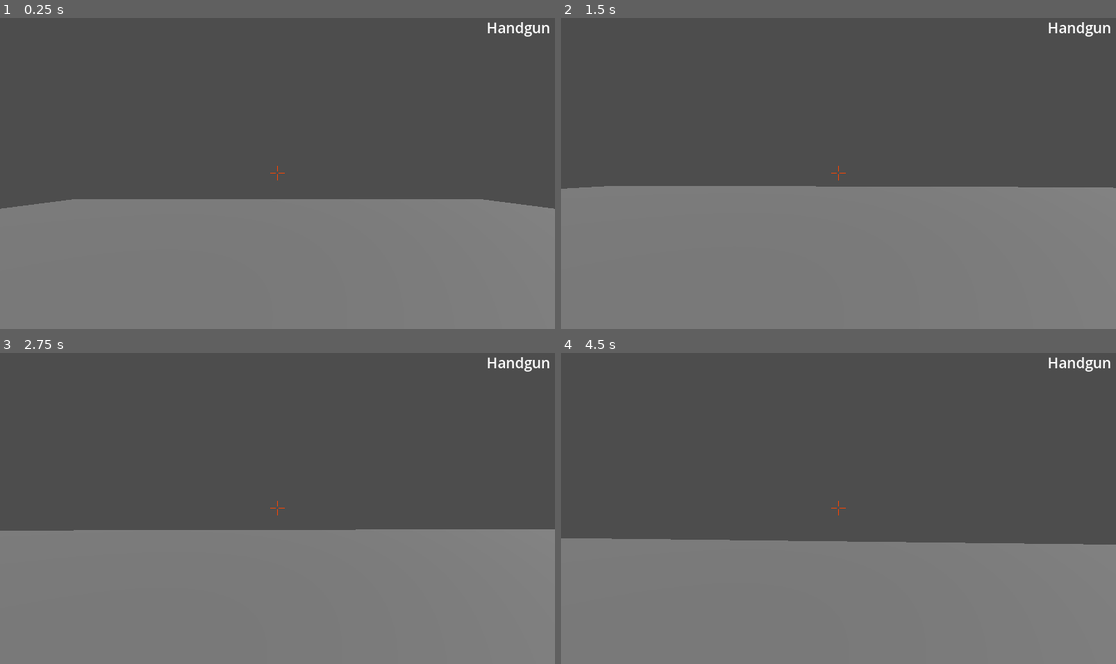
Above: before the commit, frames 1-4 (two rows, left to right).
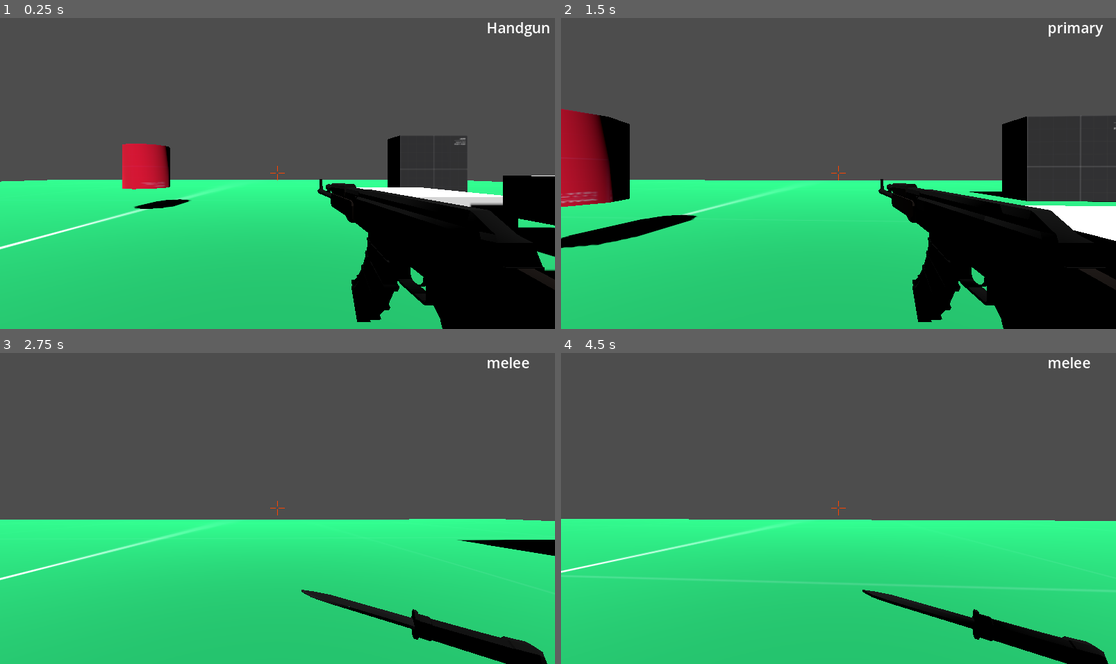
Above: after the commit, the same moments.

Repository: tarekelg/fpsgame_prototype
Game: Godot game, scene res://prototype_lvl.tscn
Two runs of this game, one before a commit and one after it. Both use one fixed random seed, a clock stepped at 60 frames per second and the inputs below. Before the commit the project starts from res://main.tscn.
Inputs (mouse positions are in pixels of both pictures, inside the frame that each line leads up to):
- Up to frame 1 (0.25 s): no input
- Up to frame 2 (1.5 s): tap Enter at 0.5 s; move the mouse to (866, 170) at 0.52 s; hold W (move_forward) from 0.53 s (still down); tap 3 (melee) at 0.6 s; tap Space (jump) at 0.77 s; tap 1 (primary) at 0.8, 1.35 s; move the mouse to (810, 173) at 1.27 s
- Up to frame 3 (2.75 s): keep holding W (move_forward); tap Space (jump) at 1.52 s; tap 2 (secondary) at 1.55, 2.1 s; move the mouse to (288, 502) at 2.02 s; tap 3 (melee) at 2.3 s
- Up to frame 4 (4.5 s): keep holding W (move_forward); move the mouse to (832, 511) at 2.77 s; click (832, 511) at 2.85 s; tap Space (jump) at 3.02, 3.77 s; tap 1 (primary) at 3.05 s; move the mouse to (877, 511) at 3.52 s; hold Ctrl (crouch) 3.53-4.28 s; tap 2 (secondary) at 3.8 s; move the mouse to (794, 505) at 4.27 s; tap 3 (melee) at 4.35 s

The runs differ from the first frame. In frame 1, 51% of the frame differs, in the area x 0-100%, y 37-100%; in frame 2, 54%, in the area x 0-100%, y 1-100%; in frame 3, 47%; in frame 4, 47%.

Commit message:
added prototype viewmodels + weapon switch mechanic

Diff:
--- a/FPSController/FPSController.tscn
+++ b/FPSController/FPSController.tscn
@@ -1,9 +1,10 @@
-[gd_scene load_steps=11 format=3 uid="uid://c83kv3wccd4d6"]
+[gd_scene load_steps=12 format=3 uid="uid://c83kv3wccd4d6"]
 
 [ext_resource type="Script" uid="uid://cfd3osssjfwsh" path="res://FPSController/fps_controller.gd" id="1_2j53v"]
 [ext_resource type="Texture2D" uid="uid://cwj8m616wrfvu" path="res://Assets/kenney_prototype-textures/PNG/Light/texture_06.png" id="2_jryqt"]
 [ext_resource type="Texture2D" uid="uid://dqkts6yfbh1v1" path="res://Assets/kenney_prototype-textures/Vector/texture_01.svg" id="3_vcg3l"]
 [ext_resource type="Script" uid="uid://d2ut3ilkvpboo" path="res://FPSController/cast_ability.gd" id="4_2veyp"]
+[ext_resource type="PackedScene" uid="uid://d1b6a3ppxhhwj" path="res://weapon.tscn" id="4_oijtd"]
 
 [sub_resource type="CapsuleShape3D" id="CapsuleShape3D_f6xud"]
 height = 1.8
@@ -44,11 +45,15 @@
 [node name="Hand0" type="Node3D" parent="Head"]
 transform = Transform3D(1, 0, 0, 0, 1, 0, 0, 0, 1, 0, -0.0596601, -2.13928)
 
-[node name="CastPoint" type="Node3D" parent="Head/Hand0"]
+[node name="RayCast3D" type="RayCast3D" parent="Head"]
+transform = Transform3D(1, 0, 0, 0, -4.37114e-08, -1, 0, 1, -4.37114e-08, 0, 0, 0)
+
+[node name="CastPoint" type="Node3D" parent="Head"]
+transform = Transform3D(1, 0, 0, 0, 1, 0, 0, 0, 1, 0, -0.0596601, -2.13928)
 script = ExtResource("4_2veyp")
 
-[node name="RayCast3D" type="RayCast3D" parent="Head"]
-transform = Transform3D(1, 0, 0, 0, -4.37114e-08, -1, 0, 1, -4.37114e-08, 0, 0, 0)
+[node name="Weapon" parent="Head" instance=ExtResource("4_oijtd")]
+transform = Transform3D(1, 0, 0, 0, 1, 0, 0, 0, 1, 0, 0, -0.6)
 
 [node name="CrouchShape" type="CollisionShape3D" parent="."]
 transform = Transform3D(1, 0, 0, 0, 1, 0, 0, 0, 1, 0, 0.7, 0)
--- a/FPSController/cast_ability.gd
+++ b/FPSController/cast_ability.gd
@@ -4,18 +4,22 @@
 @export var primary_weapon_id : int = 0 #id of the equipped primary weapon
 @export var secondary_weapon_id : int = 0 #id of the equipped secondary weapon
 @export var melee_weapon_id : int = 0 #id of the equipped melee weapon
-
+@export var array_weapons=["Pistol", "AK47", "Shotgun", "Knife"]
 
 var bullet_scene = preload("res://bullet.tscn")
 var firing_rate=0.5
 var timer=0.5
 
-@export var projectile_type_id : int = 1
+
+@export var projectile_type_id : int
 
 
 # Called when the node enters the scene tree for the first time.
 func _ready() -> void:
-	pass # Replace with function body.
+	projectile_type_id = 0
+	primary_weapon_id=1
+	secondary_weapon_id=0
+	melee_weapon_id=3
 
 
 # Called every frame. 'delta' is the elapsed time since the previous frame.
--- a/FPSController/fps_controller.gd
+++ b/FPSController/fps_controller.gd
@@ -2,6 +2,9 @@
 
 #signals
 signal weapon_switched(weapon_name: String)
+
+#states for animation later
+enum States {IDLE, RUNNING, JUMPING, CROUCHING}
 
 # Movement
 const MAX_VELOCITY_AIR = 0.6
@@ -39,6 +42,9 @@
 	current_height=PLAYER_HEIGHT
 	$CrouchShape.disabled=true
 	$CrouchShape.visible=false
+	show_weapon_model($Head/CastPoint.primary_weapon_id)
+
+
 
 func _input(event):
 	# Mouse lock
@@ -232,13 +238,28 @@
 		current_weapon="primary"
 		# Switching Bullet Type
 		# Bullet object for now
-		$Head/Hand0/CastPoint.projectile_type_id=0
+		$Head/CastPoint.projectile_type_id=0
+		show_weapon_model($Head/CastPoint.primary_weapon_id)
 	elif type ==2:
 		current_weapon="secondary"
 		# Switching Bullet Type
 		# Raycast for now
-		$Head/Hand0/CastPoint.projectile_type_id=1
+		$Head/CastPoint.projectile_type_id=1
+		show_weapon_model($Head/CastPoint.secondary_weapon_id)
 	elif type ==3:
 		current_weapon="melee"
-
+		show_weapon_model($Head/CastPoint.melee_weapon_id)
 	emit_signal("weapon_switched",current_weapon)
+
+# Show the Weapon Model on Screen
+
+func show_weapon_model(weapon_id : int):
+	# hide all weapon models as default
+	var all_models=$Head/Weapon.get_children()
+	for model in all_models:
+		model.visible=false
+
+	for model in all_models:
+		if model.name==$Head/CastPoint.array_weapons[weapon_id]:
+			model.visible=true
+			break
--- a/project.godot
+++ b/project.godot
@@ -11,7 +11,7 @@
 [application]
 
 config/name="OdysGame"
-run/main_scene="uid://dilcmwhuynb2e"
+run/main_scene="uid://b70wvh5djt8j2"
 config/features=PackedStringArray("4.4", "Forward Plus")
 config/icon="res://icon.svg"
 
--- /dev/null
+++ b/target.tscn
@@ -0,0 +1,3 @@
+[gd_scene format=3 uid="uid://blthk240cd6iq"]
+
+[node name="Target" type="Node3D"]
--- /dev/null
+++ b/weapon.tscn
@@ -0,0 +1,26 @@
+[gd_scene load_steps=5 format=3 uid="uid://d1b6a3ppxhhwj"]
+
+[ext_resource type="ArrayMesh" uid="uid://blijc60y16pj6" path="res://Assets/ultimate_gun_pack_by_quaternius/Ultimate Gun Pack - July 2019/OBJ/Pistol_1.obj" id="1_8xwfw"]
+[ext_resource type="ArrayMesh" uid="uid://ckqfl785n3wgc" path="res://Assets/ultimate_gun_pack_by_quaternius/Ultimate Gun Pack - July 2019/OBJ/AssaultRifle_2.obj" id="2_3fy1u"]
+[ext_resource type="ArrayMesh" uid="uid://btryf3ecd3t10" path="res://Assets/ultimate_gun_pack_by_quaternius/Ultimate Gun Pack - July 2019/OBJ/Shotgun_4.obj" id="3_ne3tx"]
+[ext_resource type="ArrayMesh" uid="uid://d0qrn2it4f5x3" path="res://Assets/ultimate_gun_pack_by_quaternius/Ultimate Gun Pack - July 2019/OBJ/Accessories/Bayonet.obj" id="4_3fy1u"]
+
+[node name="Weapon" type="Node3D"]
+
+[node name="Pistol" type="MeshInstance3D" parent="."]
+transform = Transform3D(-8.74228e-09, 0, 0.2, 0, 0.2, 0, -0.2, 0, -8.74228e-09, 0.2, -0.2, 0)
+mesh = ExtResource("1_8xwfw")
+
+[node name="AK47" type="MeshInstance3D" parent="."]
+transform = Transform3D(-8.74228e-09, 0, 0.2, 0, 0.2, 0, -0.2, 0, -8.74228e-09, 0.2, -0.2, 0.4)
+visible = false
+mesh = ExtResource("2_3fy1u")
+
+[node name="Shotgun" type="MeshInstance3D" parent="."]
+visible = false
+mesh = ExtResource("3_ne3tx")
+
+[node name="Knife" type="MeshInstance3D" parent="."]
+transform = Transform3D(-0.259785, -0.145661, 0.0359822, 0.0219359, 0.0343002, 0.297224, -0.148427, 0.260013, -0.0190516, 0.3, -0.2, 0.3)
+visible = false
+mesh = ExtResource("4_3fy1u")
Not shown, added: Assets/ultimate_gun_pack_by_quaternius/Ultimate Gun Pack - July 2019/Blends/Accessories/Bayonet.blend.import
Not shown, added: Assets/ultimate_gun_pack_by_quaternius/Ultimate Gun Pack - July 2019/Blends/Accessories/Bayonet_2.blend.import
Not shown, added: Assets/ultimate_gun_pack_by_quaternius/Ultimate Gun Pack - July 2019/Blends/Accessories/Bipod.blend.import
Not shown, added: Assets/ultimate_gun_pack_by_quaternius/Ultimate Gun Pack - July 2019/Blends/Accessories/Flashlight.blend.import
Not shown, added: Assets/ultimate_gun_pack_by_quaternius/Ultimate Gun Pack - July 2019/Blends/Accessories/Grip.blend.import
Not shown, added: Assets/ultimate_gun_pack_by_quaternius/Ultimate Gun Pack - July 2019/Blends/Accessories/Scope_1.blend.import
Not shown, added: Assets/ultimate_gun_pack_by_quaternius/Ultimate Gun Pack - July 2019/Blends/Accessories/Scope_2.blend.import
Not shown, added: Assets/ultimate_gun_pack_by_quaternius/Ultimate Gun Pack - July 2019/Blends/Accessories/Scope_3.blend.import
Not shown, added: Assets/ultimate_gun_pack_by_quaternius/Ultimate Gun Pack - July 2019/Blends/Accessories/Silencer_1.blend.import
Not shown, added: Assets/ultimate_gun_pack_by_quaternius/Ultimate Gun Pack - July 2019/Blends/Accessories/Silencer_2.blend.import
Not shown, added: Assets/ultimate_gun_pack_by_quaternius/Ultimate Gun Pack - July 2019/Blends/Accessories/Silencer_3.blend.import
Not shown, added: Assets/ultimate_gun_pack_by_quaternius/Ultimate Gun Pack - July 2019/Blends/Accessories/Silencer_Short.blend.import
(and 376 more such lines)
